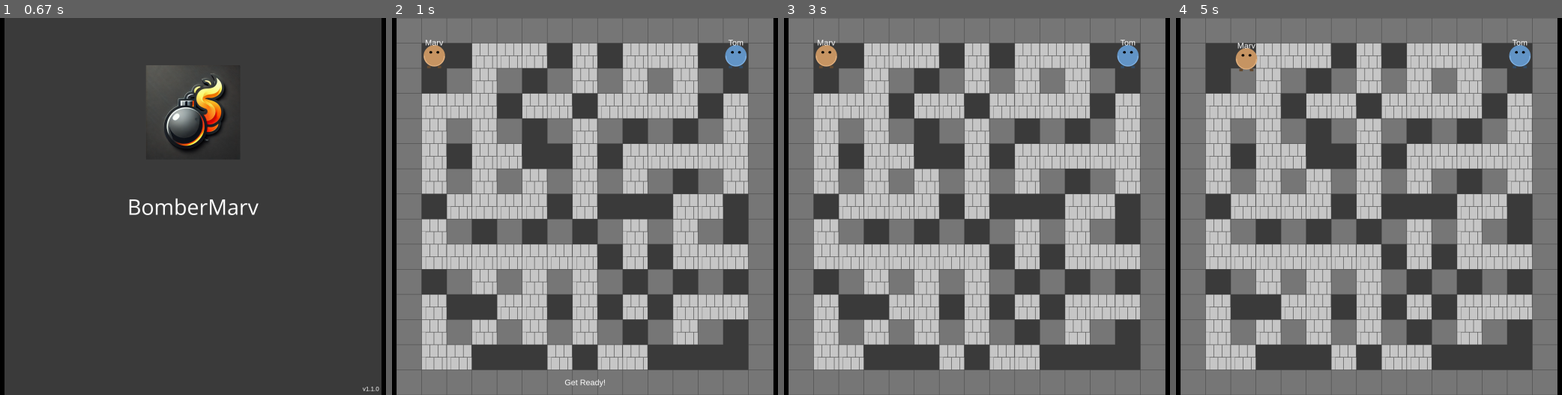
Above: before the commit, frames 1-4 (left to right).
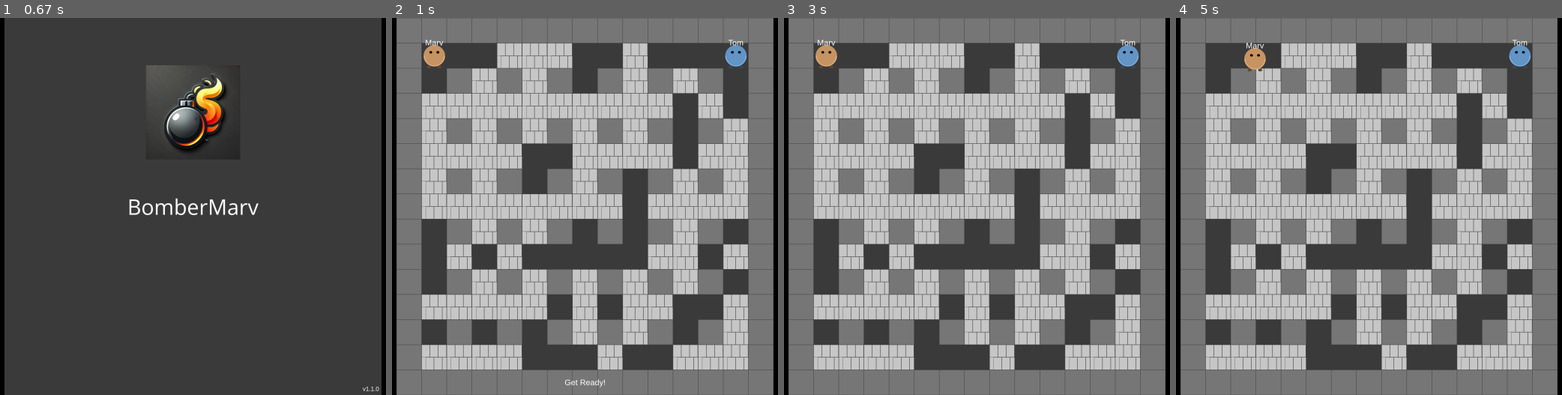
Above: after the commit, the same moments.

Repository: roborros/BomberMarv
Game: pygame game, started from pyBomberMarv.py
Same seed, same stepped clock (60 frames per second), same inputs: the game is played once before the commit and once after it.
Inputs:
- Up to frame 1 (0.67 s): no input
- Up to frame 2 (1 s): tap Enter at 0.83 s
- Up to frame 3 (3 s): no input
- Up to frame 4 (5 s): hold A 3.23-3.7 s; hold W 3.73-4.1 s; hold D 4.13-4.77 s; hold S from 4.8 s (still down)

Frame 1 is identical in both runs. In frame 2, 25% of the frame differs, in the area x 7-93%, y 6-94%; in frame 3, 25%; in frame 4, 25%.

Commit message:
fix bug: initialize game board, bombs, explosions, and powerups in init_game method

Diff:
--- a/bm_classes.py
+++ b/bm_classes.py
@@ -207,6 +207,11 @@
 
     def init_game(self):
 
+        self.board = generate_maze()
+        self.bombs = []
+        self.explosions = []
+        self.powerups = []
+
         fixed_positions = [(1, 1), (GRID_WIDTH - 2, 1), (1, GRID_HEIGHT - 2), (GRID_WIDTH - 2, GRID_HEIGHT - 2)]
         corner_patterns = {
             (1, 1): [(0,0), (1,0), (0,1)],
